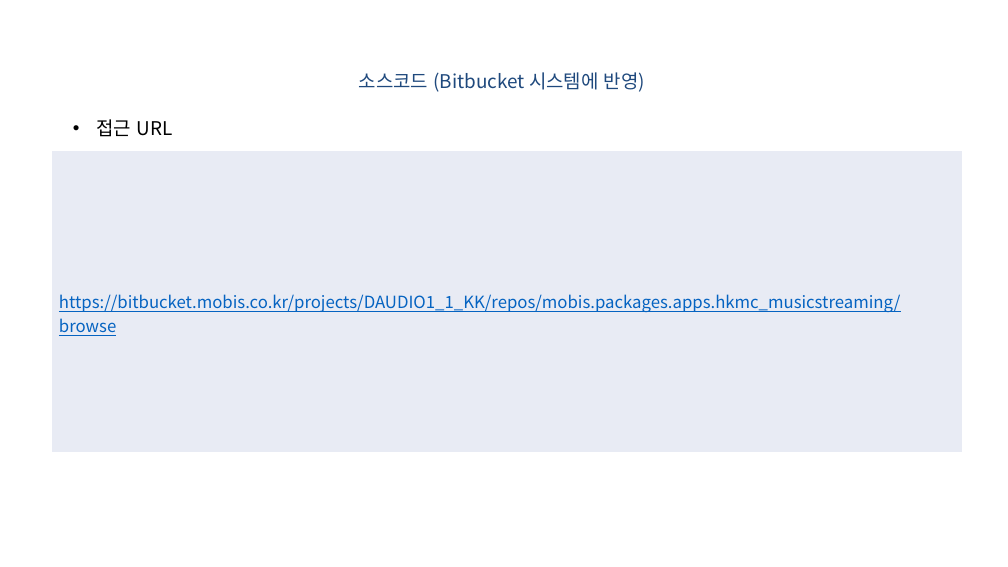
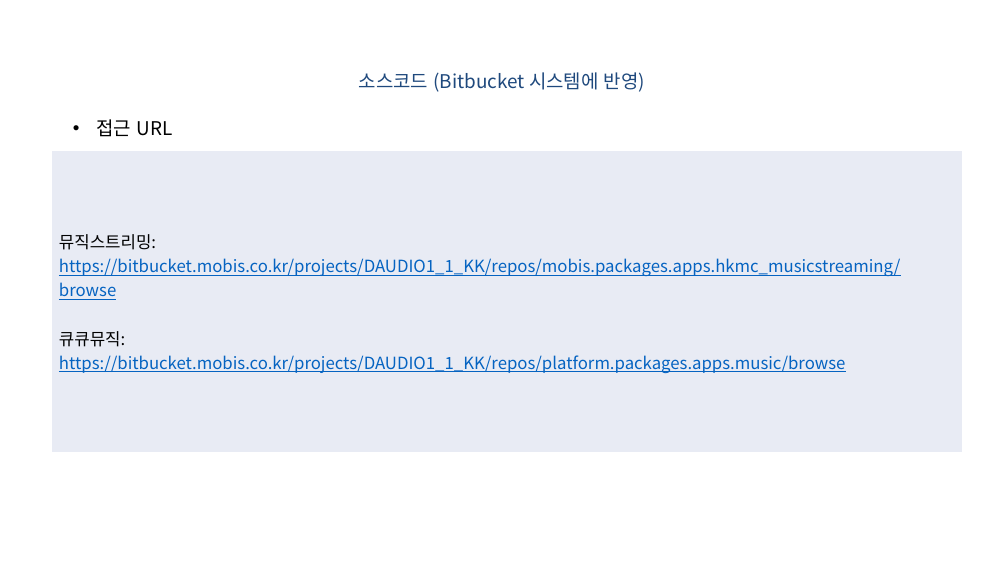
Before and after one commit to antwhale/TempRepository, a slide deck: slide 1 of source_code.pptx. Drawn at 1008x567 pixels with LibreOffice and Linux fonts; fonts in the diff are those of the drawing. Boxes give left, top, right and bottom in pixels: in the first picture for what was removed or moved away, otherwise in the second. Text is boxed around its words. In the diff, an @@ line names an element or a change of style, - is before the commit and + after.

Commit message:
musicstreaming report 2025-1

```diff
--- a/source_code.pptx
+++ b/source_code.pptx
@@ table at (x1=51, y1=150, x2=963, y2=453) @@
-row 1, column 1: https://bitbucket.mobis.co.kr/projects/DAUDIO1_1_KK/repos/mobis.packages.apps.hkmc_musicstreaming/browse
+row 1, column 1: 뮤직스트리밍: / https://bitbucket.mobis.co.kr/projects/DAUDIO1_1_KK/repos/mobis.packages.apps.hkmc_musicstreaming/browse / 큐큐뮤직: / https://bitbucket.mobis.co.kr/projects/DAUDIO1_1_KK/repos/platform.packages.apps.music/browse
```
Also in this commit, not shown: 18 other files.
